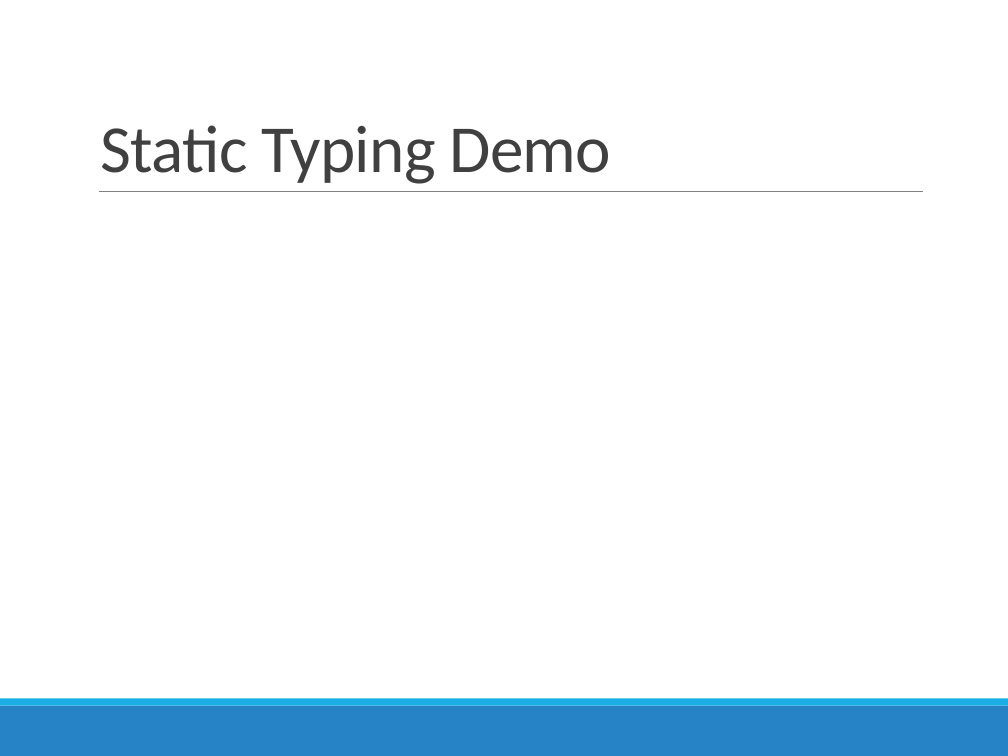
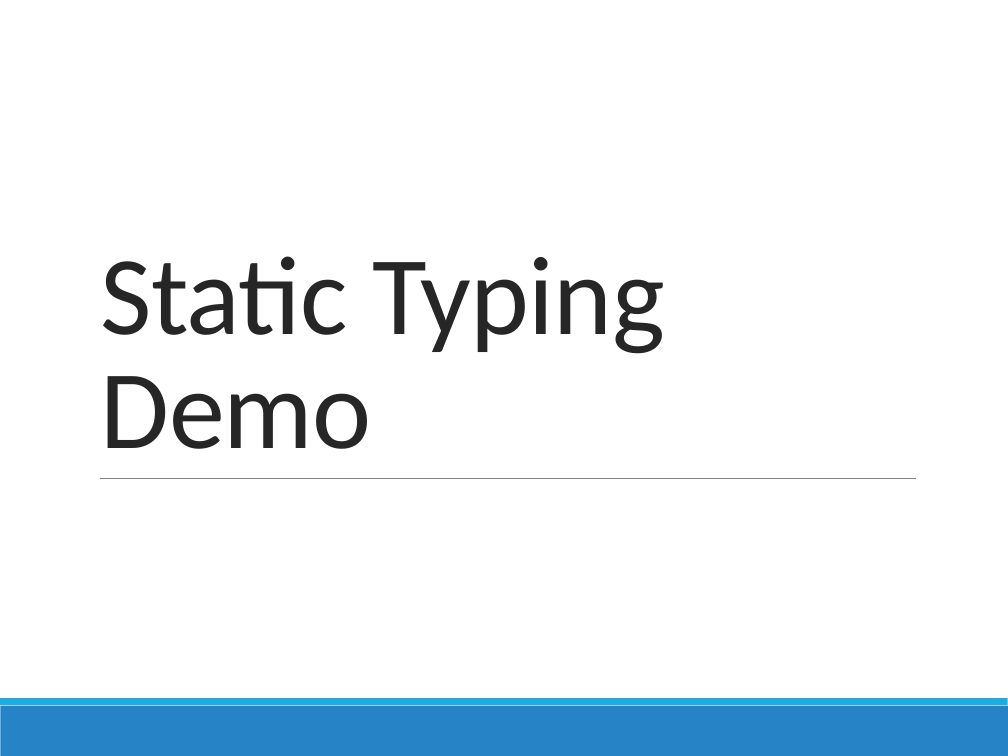
Before and after one commit to jacobladams/presentations, a slide deck: slide 18 of typescript/TypeScript - Beyond JavaScript.pptx (slide 19 before the commit). Drawn at 1008x756 pixels with LibreOffice and Linux fonts; fonts in the diff are those of the drawing. Boxes give left, top, right and bottom in pixels: in the first picture for what was removed or moved away, otherwise in the second. Text is boxed around its words. In the diff, an @@ line names an element or a change of style, - is before the commit and + after.

```diff
--- a/typescript/TypeScript - Beyond JavaScript.pptx
+++ b/typescript/TypeScript - Beyond JavaScript.pptx
@@ title "Static Typing Demo": place and size @@
-title "Static Typing Demo" at bbox=[101, 125, 611, 184]
+title "Static Typing Demo" at bbox=[101, 256, 665, 449]
@@ title "Static Typing Demo" at bbox=[101, 256, 665, 449]: size 48 to 80 pt, text colour #404040 to #262626 @@
@@ line moved from (99, 192) - (922, 192) to (100, 479) - (916, 479) @@
```
Also in this commit, not shown: 7 other slides changed, 1 slide removed, 12 other files.
